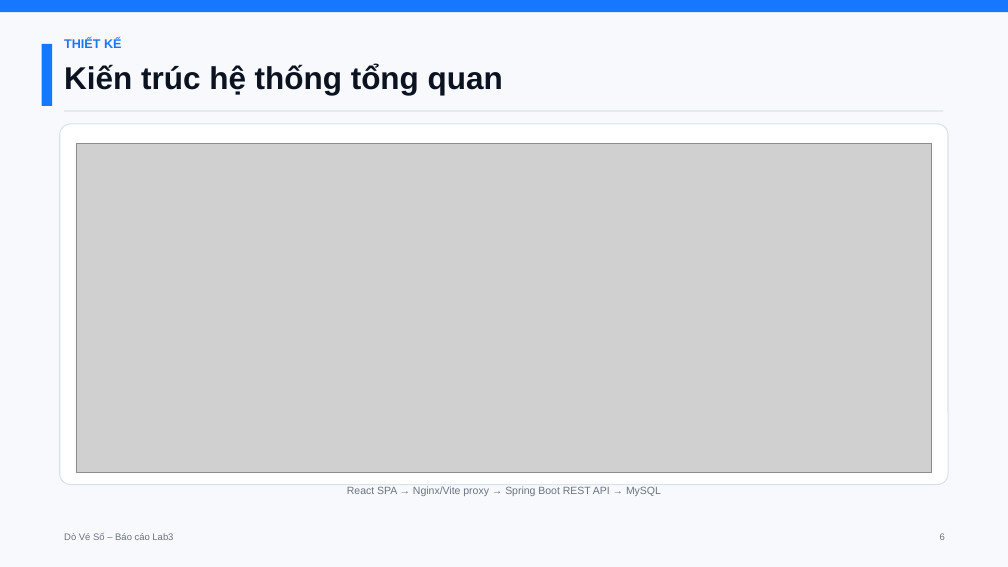
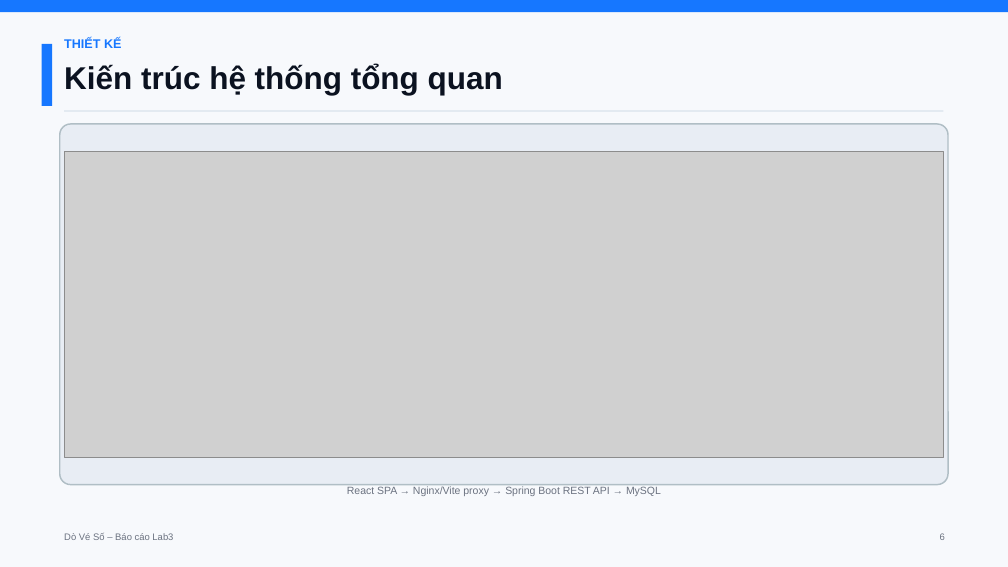
Before and after one commit to Stratoze/lab301, a slide deck: slide 6 of Task 9/Presentation/DoVeSo_BaoCao_Lab3.pptx. Drawn at 1008x567 pixels with LibreOffice and Linux fonts; fonts in the diff are those of the drawing; grey boxes stand for pictures. Boxes give left, top, right and bottom in pixels: in the first picture for what was removed or moved away, otherwise in the second. Text is boxed around its words. In the diff, an @@ line names an element or a change of style, - is before the commit and + after.

```diff
--- a/Task 9/Presentation/DoVeSo_BaoCao_Lab3.pptx
+++ b/Task 9/Presentation/DoVeSo_BaoCao_Lab3.pptx
@@ rounded rectangle at (60,124,948,485): fill #FFFFFF to #E8EDF4; outline #D9E2EC 1 pt to #B0BEC5 1.4 pt @@
@@ picture: place and size @@
-picture at (76,143,932,473)
+picture at (64,151,944,457)
```
Also in this commit, not shown: 19 other slides changed, 17 other files.
